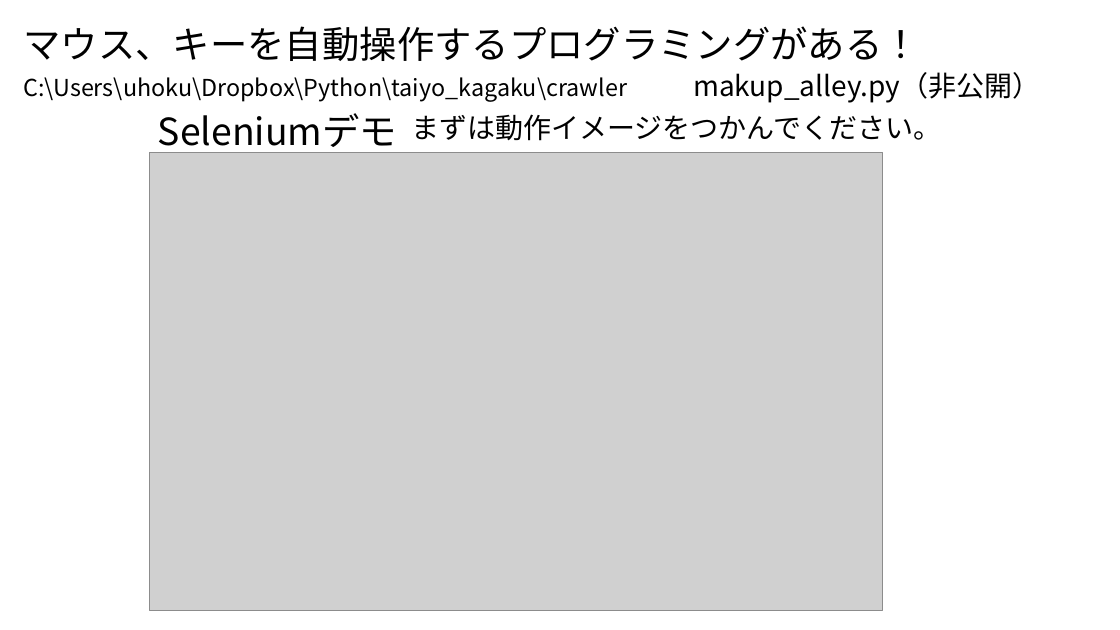
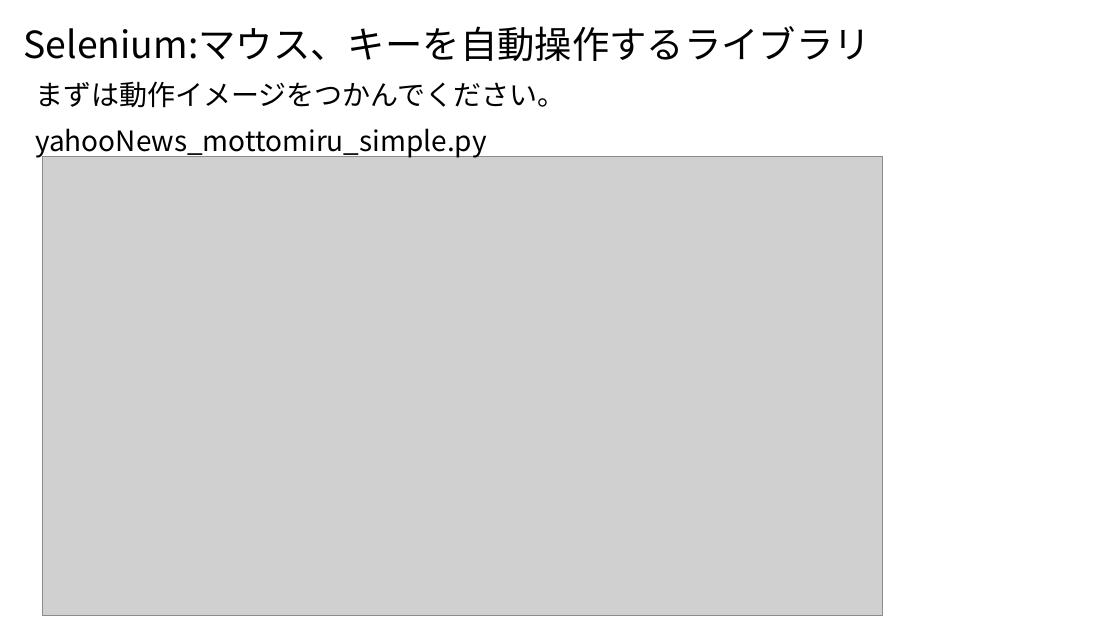
Before and after one commit to ueharaLab/bigdata7_selenium, a slide deck: slide 8 of bigdata6_selenium.pptx. Drawn at 1120x630 pixels with LibreOffice and Linux fonts; fonts in the diff are those of the drawing; grey boxes stand for pictures. Boxes give left, top, right and bottom in pixels: in the first picture for what was removed or moved away, otherwise in the second. Text is boxed around its words. In the diff, an @@ line names an element or a change of style, - is before the commit and + after.

```diff
--- a/bigdata6_selenium.pptx
+++ b/bigdata6_selenium.pptx
@@ text at box(24, 26, 871, 61): text changed @@
-マウス、キーを自動操作するプログラミングがある！
+Selenium:マウス、キーを自動操作するライブラリ
@@ text removed at box(24, 77, 628, 102) @@
-C:\Users\uhoku\Dropbox\Python\taiyo_kagaku\crawler
@@ text "まずは動作イメージをつかんでください。": place and size @@
-text "まずは動作イメージをつかんでください。" at box(411, 114, 941, 141)
+text "まずは動作イメージをつかんでください。" at box(35, 81, 565, 108)
@@ text removed at box(693, 72, 1040, 103) @@
-makup_alley.py（非公開）
@@ text removed at box(158, 113, 397, 155) @@
-Seleniumデモ
@@ text added at box(35, 128, 487, 159), 24 pt, text #000000 @@
+yahooNews_mottomiru_simple.py
@@ picture: place and size @@
-picture at box(150, 152, 883, 610)
+picture at box(43, 157, 883, 616)
```
Also in this commit, not shown: 1 other slide changed, 3 other files.
